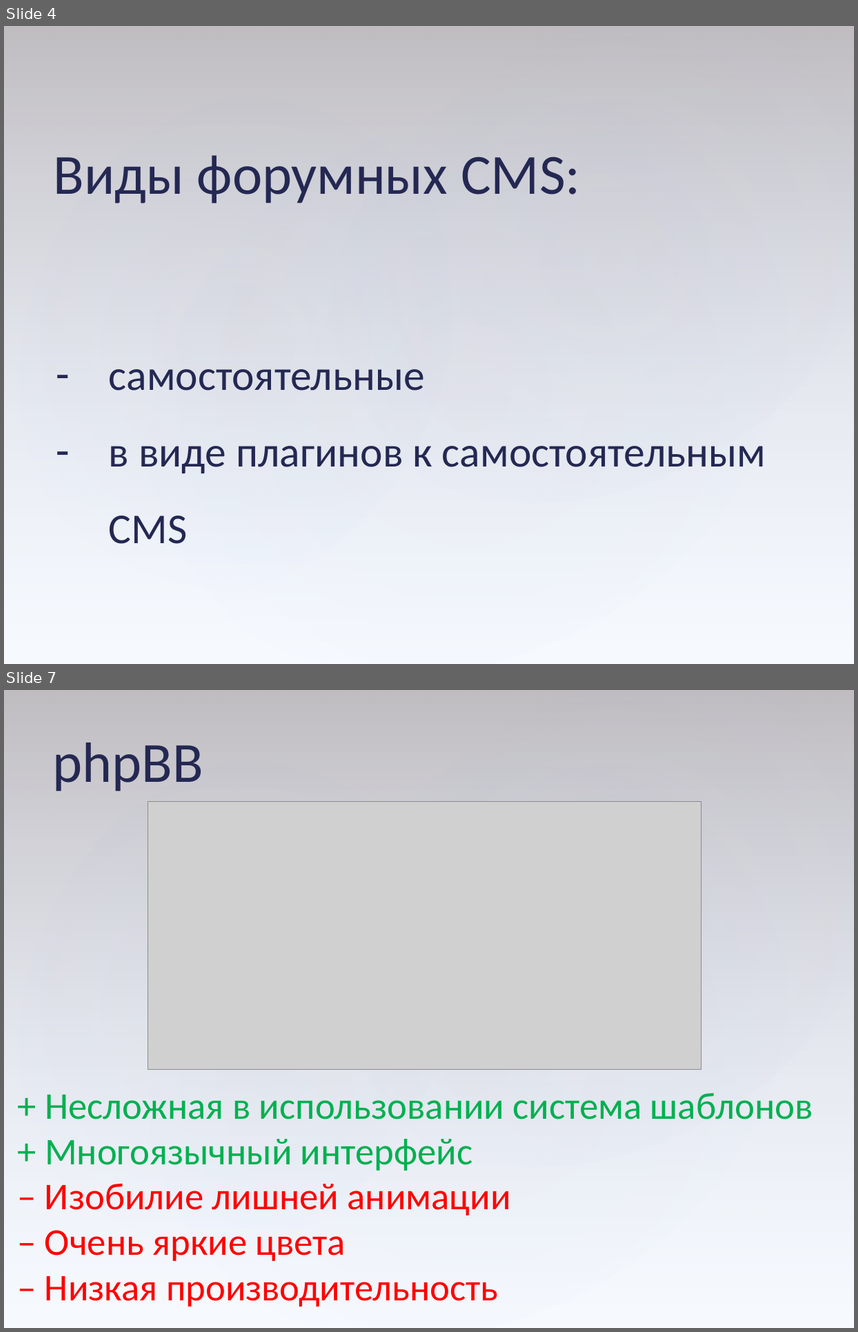
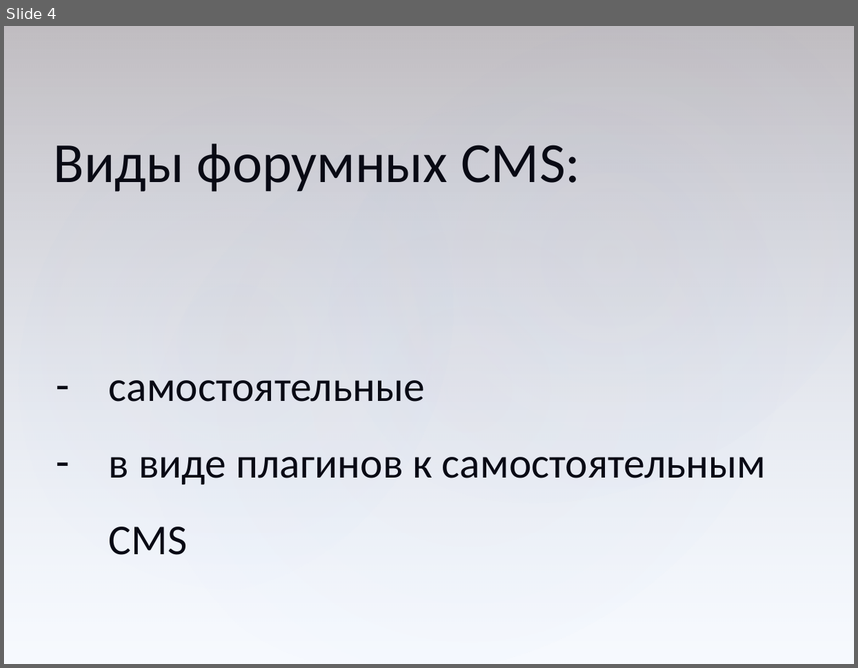
Before and after one commit to serpikovs/in40, a slide deck: !docs/common.pptx. Shown one above the other, each under a label of ours: slides 4 and 7 before the commit, slide 4 after it; the slides between them are not shown. The pictures are 858x1332 and 858x668 pixels, drawn with LibreOffice and Linux fonts; fonts in the diff are those of the drawing; grey boxes stand for pictures. Boxes give left, top, right and bottom in pixels: in the first picture for what was removed or moved away, otherwise in the second. Text is boxed around its words. In the diff, an @@ line names an element or a change of style, - is before the commit and + after.

```diff
--- a/!docs/common.pptx
+++ b/!docs/common.pptx
@@ slide 7 removed at <box>4,690,854,1328</box>, background #FFFFFF; not listed: 4 template elements that a slide beside it also shows @@
@@ text removed at <box>52,742,203,791</box> @@
-phpBB
@@ picture removed at <box>148,801,701,1069</box> @@
@@ text removed at <box>45,1092,813,1306</box> @@
-+ Несложная в использовании система шаблонов
-+ Многоязычный интерфейс
-– Изобилие лишней анимации
-– Очень яркие цвета
-– Низкая производительность
@@ slide 4 changed as well @@
@@ text "Виды форумных CMS:": place and size @@
-text "Виды форумных CMS:" at <box>54,155,581,203</box>
+text "Виды форумных CMS:" at <box>54,143,581,192</box>
@@ text "Виды форумных CMS:" at <box>54,143,581,192</box>: text colour #242852 to #090A14 @@
@@ text "самостоятельные" at <box>109,380,766,555</box>: text colour #242852 to #090A14 @@
@@ text "самостоятельные": place and size @@
-text "самостоятельные" at <box>109,369,766,544</box>
+text "самостоятельные" at <box>109,380,766,555</box>
```
Also in this commit, not shown: 27 other slides changed, 6 other slides removed.
